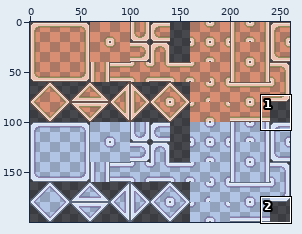
One commit to this pixel-art file: sprites/tileset blocks only.aseprite. Above: a wide view before the commit, with the close-up outlined.
Close-up. As it was:
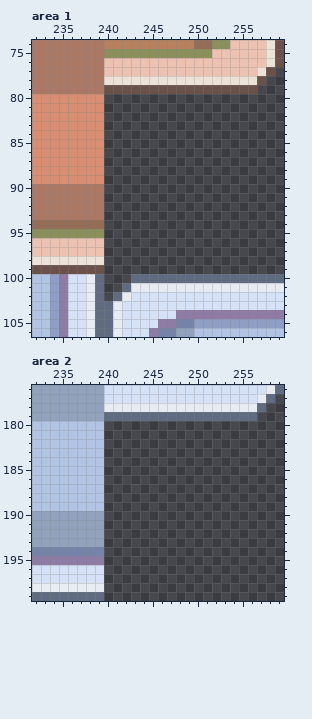
260x200 pixels, 1 frame. Shown: area 1: x 232..259, y 74..106; area 2: x 232..259, y 176..199.
And afterwards:
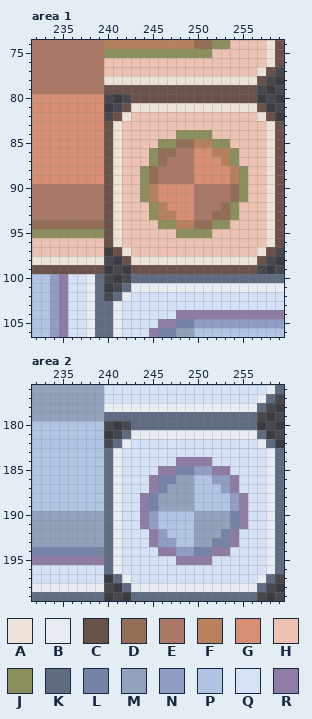
Palette (. is transparent): A #ede2d8  B #e7ecf3  C #6a524a  D #936d55  E #ab7865  F #b7815e  G #d78e72  H #edc2b2  J #8a8f5b  K #5e6b80  L #7683a8  M #92a2bd  N #909ec6  P #b2c4e3  Q #d5e1f6  R #8e7ca5
What changed:
Changed rows in their new state; - is an unchanged pixel.
Area 1:
first column x 240:
 80 ---CCCCCCCCCCCCCC---
 81 --CAAAAAAAAAAAAAAC--
 82 -CAHHHHHHHHHHHHHHAC-
 83 CAHHHHHHHHHHHHHHHHAC
 84 CAHHHHHHJJJJHHHHHHAC
 85 CAHHHHJJDDFFJJHHHHAC
 86 CAHHHJDDEEGGFFJHHHAC
 87 CAHHHJDEEEGGGFJHHHAC
 88 CAHHJDEEEEGGGGFJHHAC
 89 CAHHJDEEEEGGGGFJHHAC
 90 CAHHJFGGGGEEEEDJHHAC
 91 CAHHJFGGGGEEEEDJHHAC
 92 CAHHHJFGGGEEEDJHHHAC
 93 CAHHHJFFGGEEDDJHHHAC
 94 CAHHHHJJFFDDJJHHHHAC
 95 CAHHHHHHJJJJHHHHHHAC
 96 CAHHHHHHHHHHHHHHHHAC
 97 -CAHHHHHHHHHHHHHHAC-
 98 --CAAAAAAAAAAAAAAC--
 99 ---CCCCCCCCCCCCCC---
Area 2:
first column x 240:
180 ---KKKKKKKKKKKKKK---
181 --KBBBBBBBBBBBBBBK--
182 -KBQQQQQQQQQQQQQQBK-
183 KBQQQQQQQQQQQQQQQQBK
184 KBQQQQQQRRRRQQQQQQBK
185 KBQQQQRRLLNNRRQQQQBK
186 KBQQQRLLMMPPNNRQQQBK
187 KBQQQRLMMMPPPNRQQQBK
188 KBQQRLMMMMPPPPNRQQBK
189 KBQQRLMMMMPPPPNRQQBK
190 KBQQRNPPPPMMMMLRQQBK
191 KBQQRNPPPPMMMMLRQQBK
192 KBQQQRNPPPMMMLRQQQBK
193 KBQQQRNNPPMMLLRQQQBK
194 KBQQQQRRNNLLRRQQQQBK
195 KBQQQQQQRRRRQQQQQQBK
196 KBQQQQQQQQQQQQQQQQBK
197 -KBQQQQQQQQQQQQQQBK-
198 --KBBBBBBBBBBBBBBK--
199 ---KKKKKKKKKKKKKK---
Boxes around the changes in both close-ups, in picture pixels (x1, y1, x2, y2):
added: (104, 94, 284, 274)
added: (104, 421, 284, 601)
